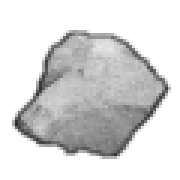
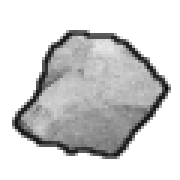
Before/after of a 180px x 180px layered artwork. What changed in the layer stack:
painted on "Outline" over [12, 30, 171, 159]
